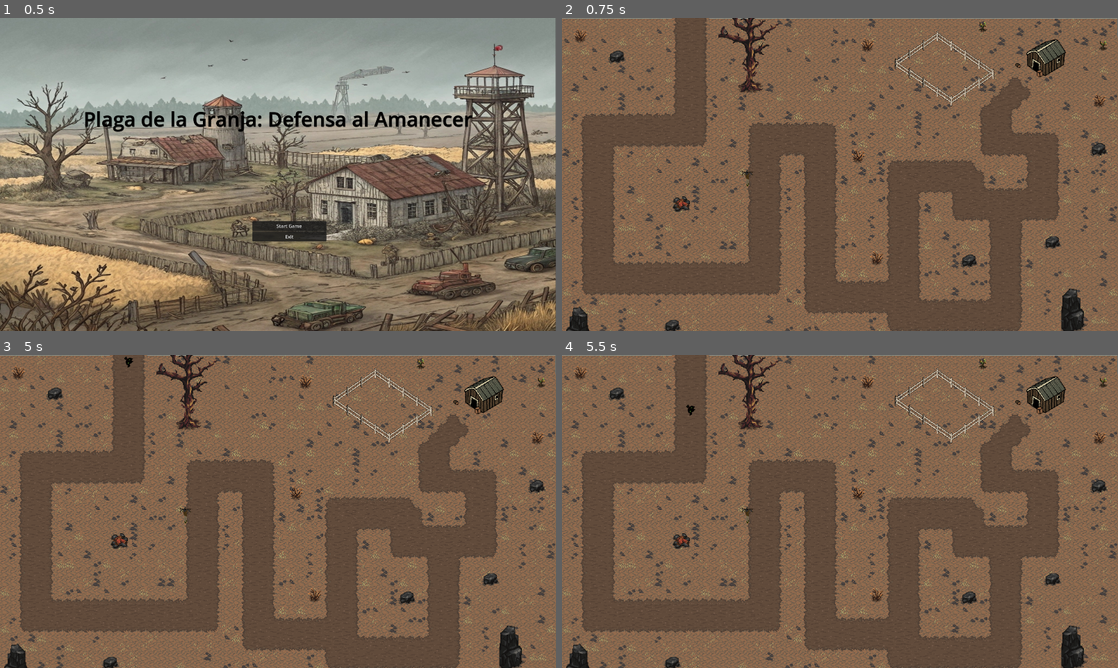
Above: before the commit, frames 1-4 (two rows, left to right).
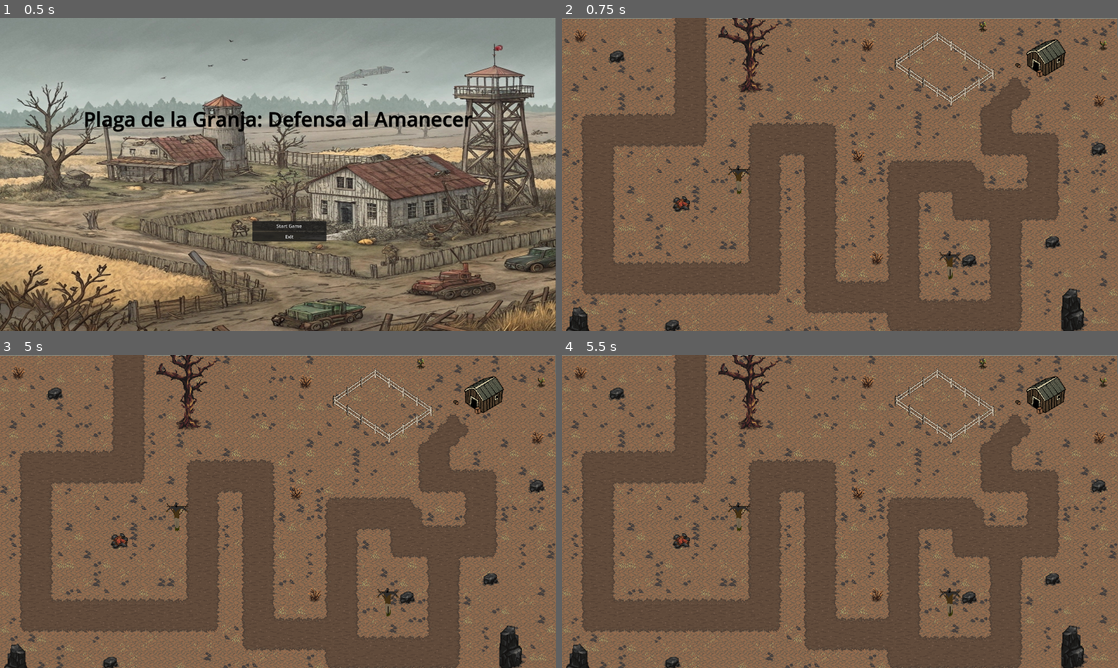
Above: after the commit, the same moments.

Repository: SergioMorales12/Plaga-de-la-granja--Defensa-al-amanecer
Game: Godot game, scene res://scenes/main_menu.tscn
Two runs of this game, one before a commit and one after it. Both use one fixed random seed, a clock stepped at 60 frames per second and the inputs below.
Inputs (mouse positions are in pixels of both pictures, inside the frame that each line leads up to):
- Up to frame 1 (0.5 s): no input
- Up to frame 2 (0.75 s): click "Start Game" at 0.5 s
- Up to frame 3 (5 s): click "Start Game" at 1.25 s; tap Enter (ui_accept) at 2, 2.27, 2.75, 3.5, 4.25 s; move the mouse to (400, 495) at 2.02 s; hold Right (ui_right) 2.03-2.75 s; hold Ctrl 2.03-2.75 s; click (400, 495) at 2.17 s; drag from (166, 527) to (489, 580) at 2.77 s; move the mouse to (333, 442) at 3.52 s; hold Right (ui_right) 3.53-4.25 s; hold Ctrl 3.53-4.25 s; drag from (250, 574) to (183, 514) at 4.27 s
- Up to frame 4 (5.5 s): tap Enter (ui_accept) at 5, 5.27 s; move the mouse to (1006, 558) at 5.02 s; hold Left (ui_left) from 5.03 s (still down); hold Ctrl from 5.03 s (still down)

Frame 1 is identical in both runs. In frame 2, 0.2% of the frame differs, in the area x 29-72%, y 47-84%; in frame 3, 0.3%; in frame 4, 0.3%, in the area x 22-72%, y 15-84%.

Commit message:
Tower activa

Diff:
--- a/scenes/enemi/cuervo.tscn
+++ b/scenes/enemi/cuervo.tscn
@@ -2,9 +2,6 @@
 
 [ext_resource type="Script" uid="uid://c6ev00y820xtc" path="res://scenes/enemi/cuervo1.gd" id="1_bs70i"]
 [ext_resource type="Texture2D" uid="uid://ckq43p42p7gdb" path="res://asserts/Cuervo.png" id="1_v540k"]
-
-[sub_resource type="CircleShape2D" id="CircleShape2D_v540k"]
-radius = 19.0416
 
 [sub_resource type="AtlasTexture" id="AtlasTexture_bs70i"]
 atlas = ExtResource("1_v540k")
@@ -28,22 +25,25 @@
 "speed": 5.0
 }]
 
+[sub_resource type="CircleShape2D" id="CircleShape2D_v540k"]
+radius = 20.7901
+
 [node name="cuervo" type="PathFollow2D" groups=["enemi"]]
 loop = false
 script = ExtResource("1_bs70i")
 runSpeed = 0.05
 
-[node name="area2D" type="Area2D" parent="."]
-
-[node name="CollisionShape2D" type="CollisionShape2D" parent="area2D"]
-position = Vector2(2, 4)
-scale = Vector2(1.01135, 0.966154)
-shape = SubResource("CircleShape2D_v540k")
-
-[node name="AnimatedSprite2D" type="AnimatedSprite2D" parent="area2D"]
+[node name="AnimatedSprite2D" type="AnimatedSprite2D" parent="."]
 texture_filter = 1
 position = Vector2(1, 2.38419e-07)
 scale = Vector2(1.21875, 1.1875)
 sprite_frames = SubResource("SpriteFrames_xl8t6")
 autoplay = "default"
 frame_progress = 0.260336
+
+[node name="area2D" type="Area2D" parent="." groups=["enemi"]]
+
+[node name="CollisionShape2D" type="CollisionShape2D" parent="area2D"]
+position = Vector2(1, 2)
+scale = Vector2(1.01135, 0.966154)
+shape = SubResource("CircleShape2D_v540k")
--- a/scenes/enemi/cuervo1.gd
+++ b/scenes/enemi/cuervo1.gd
@@ -3,6 +3,17 @@
 @export var runSpeed = 0.0
 @export var damage = 0
 @export var live = 0
+
+func _ready():
+	var area = Area2D.new()
+	var collision_shape = CollisionShape2D.new()
+	var shape = CircleShape2D.new()
+	shape.radius = 10
+	collision_shape.shape = shape
+
+	area.add_child(collision_shape)
+	add_child(area)
+	area.add_to_group("enemi")
 
 func _process(delta: float) -> void:
 	loop_movement(delta)
--- a/scenes/mapa.tscn
+++ b/scenes/mapa.tscn
@@ -2333,10 +2333,13 @@
 [node name="Enemigos_Defensas" type="TileMapLayer" parent="."]
 tile_set = SubResource("TileSet_c00y0")
 
+[node name="espantaPajaros2" parent="." instance=ExtResource("9_vsp40")]
+position = Vector2(1339, 852)
+
 [node name="Path2D" type="Path2D" parent="."]
 curve = SubResource("Curve2D_y0em0")
 script = ExtResource("7_vsp40")
-spawnerTime = 4
+spawnerTime = 5
 
 [node name="Obstaculo" type="Area2D" parent="."]
 position = Vector2(444, -77)
@@ -2377,4 +2380,4 @@
 offset_bottom = 608.263
 
 [node name="espantaPajaros" parent="." instance=ExtResource("9_vsp40")]
-position = Vector2(640, 552)
+position = Vector2(611, 557)
--- /dev/null
+++ b/scenes/towers/bullet_espanta.gd
@@ -0,0 +1,29 @@
+extends Node2D
+
+var target = null
+var direction: Vector2
+
+var speed: float = 400.0
+var damage: float = 10
+var pierce: int = 1
+var time: float = 1.0
+
+
+func _process(delta):
+	if target:
+		if not direction:
+			direction= (target - position).normalized()
+		position += direction * speed * delta
+
+func _on_area_entered(area: Area2D) -> void:
+	var obj = area.get_parent()
+	if obj.is_in_group("enemi"):
+		pierce -= 1
+		obj.get_damage(damage)
+	if pierce == 0:
+		queue_free()
+
+
+
+func _on_timer_timeout() -> void:
+	queue_free()
--- /dev/null
+++ b/scenes/towers/bullet_espanta.tscn
@@ -0,0 +1,66 @@
+[gd_scene load_steps=9 format=3 uid="uid://cpmpl41dpqsna"]
+
+[ext_resource type="Texture2D" uid="uid://d7xekmuhb61m" path="res://asserts/espantapajaroATQ.png" id="1_kg2mf"]
+[ext_resource type="Script" uid="uid://cdodopf2fd0h8" path="res://scenes/towers/bullet_espanta.gd" id="1_m2n5h"]
+
+[sub_resource type="AtlasTexture" id="AtlasTexture_m2n5h"]
+atlas = ExtResource("1_kg2mf")
+region = Rect2(144, 0, 16, 16)
+
+[sub_resource type="AtlasTexture" id="AtlasTexture_lqglr"]
+atlas = ExtResource("1_kg2mf")
+region = Rect2(144, 16, 16, 16)
+
+[sub_resource type="AtlasTexture" id="AtlasTexture_ks15q"]
+atlas = ExtResource("1_kg2mf")
+region = Rect2(144, 32, 16, 16)
+
+[sub_resource type="AtlasTexture" id="AtlasTexture_absok"]
+atlas = ExtResource("1_kg2mf")
+region = Rect2(144, 48, 16, 16)
+
+[sub_resource type="SpriteFrames" id="SpriteFrames_ymwbq"]
+animations = [{
+"frames": [{
+"duration": 1.0,
+"texture": SubResource("AtlasTexture_m2n5h")
+}, {
+"duration": 1.0,
+"texture": SubResource("AtlasTexture_lqglr")
+}, {
+"duration": 1.0,
+"texture": SubResource("AtlasTexture_ks15q")
+}, {
+"duration": 1.0,
+"texture": SubResource("AtlasTexture_absok")
+}],
+"loop": true,
+"name": &"new_animation",
+"speed": 10.0
+}]
+
+[sub_resource type="CircleShape2D" id="CircleShape2D_m2n5h"]
+radius = 3.0
+
+[node name="bulletEspanta" type="Node2D"]
+script = ExtResource("1_m2n5h")
+
+[node name="AnimatedSprite2D" type="AnimatedSprite2D" parent="."]
+texture_filter = 1
+position = Vector2(0.5, -0.5)
+scale = Vector2(1.0625, 1.0625)
+sprite_frames = SubResource("SpriteFrames_ymwbq")
+animation = &"new_animation"
+frame = 2
+frame_progress = 0.771947
+
+[node name="Area2D" type="Area2D" parent="."]
+
+[node name="CollisionShape2D" type="CollisionShape2D" parent="Area2D"]
+position = Vector2(1, -2)
+shape = SubResource("CircleShape2D_m2n5h")
+
+[node name="Timer" type="Timer" parent="."]
+
+[connection signal="area_entered" from="Area2D" to="." method="_on_area_entered"]
+[connection signal="timeout" from="Timer" to="." method="_on_timer_timeout"]
--- a/scenes/towers/espanta_pajaros.tscn
+++ b/scenes/towers/espanta_pajaros.tscn
@@ -4,20 +4,23 @@
 [ext_resource type="Texture2D" uid="uid://e7xocg6dxhxe" path="res://asserts/espantapajaros.png" id="2_y8ytr"]
 
 [sub_resource type="CircleShape2D" id="CircleShape2D_ee8iy"]
-radius = 125.0
+radius = 243.074
 
 [node name="espantaPajaros" type="Node2D"]
 texture_filter = 1
 script = ExtResource("1_5lbkk")
 
-[node name="Sprite2D" type="Sprite2D" parent="."]
+[node name="sleep" type="Sprite2D" parent="."]
 texture_filter = 1
+scale = Vector2(1.83333, 1.73438)
 texture = ExtResource("2_y8ytr")
 hframes = 2
 
-[node name="Sprite2D2" type="Sprite2D" parent="."]
+[node name="active" type="Sprite2D" parent="."]
 visible = false
 texture_filter = 1
+position = Vector2(0, 5.96046e-08)
+scale = Vector2(1.749, 1.734)
 texture = ExtResource("2_y8ytr")
 hframes = 2
 frame = 1
@@ -27,5 +30,5 @@
 [node name="CollisionShape2D" type="CollisionShape2D" parent="Area2D"]
 shape = SubResource("CircleShape2D_ee8iy")
 
-[connection signal="body_entered" from="Area2D" to="." method="_on_area_2d_body_entered"]
-[connection signal="body_exited" from="Area2D" to="." method="_on_area_2d_body_exited"]
+[connection signal="area_entered" from="Area2D" to="." method="_on_area_entered"]
+[connection signal="area_exited" from="Area2D" to="." method="_on_area_exited"]
--- a/scripts/espanta_pajaros.gd
+++ b/scripts/espanta_pajaros.gd
@@ -1,23 +1,27 @@
 extends Node2D
 
-@export var original_sprite: Texture
-@export var alternate_sprite: Texture
+@export var hp = 0
+@export var damage = 0
+@export var speed = 0
 
 func _ready():
-	$Area2D.connect("body_entered", Callable(self, "_on_body_entered"))
-	$Area2D.connect("body_exited", Callable(self, "_on_body_exited"))
+	$Area2D.monitoring = true
 
-func _on_body_entered(body):
-	if body.is_in_group("enemi"):
-		$Sprite.texture = alternate_sprite
+func _on_area_entered(area: Area2D) -> void:
+	if area.is_in_group("enemi"):
+		print("Es un enemigo")
+		$sleep.visible = false
+		$active.visible = true
 
-func _on_body_exited(body):
-	if body.is_in_group("enemigo"):
-		var overlapping_bodies = $Area2D.get_overlapping_bodies()
+
+func _on_area_exited(area: Area2D) -> void:
+	if area.is_in_group("enemi"):
+		var overlapping_bodies = $Area2D.get_overlapping_areas()
 		var enemy_present = false
 		for b in overlapping_bodies:
-			if b.is_in_group("enemigo"):
+			if b.is_in_group("enemi"):
 				enemy_present = true
 				break
 		if not enemy_present:
-			$Sprite.texture = original_sprite
+			$sleep.visible = true
+			$active.visible = false
Binary file changed: asserts/espantapajaroATQ.png
Binary file added: asserts/espantapajaroActivo.ase
Binary file added: asserts/espantapajaroActivo.png
Not shown, added: asserts/espantapajaroActivo.png.import
Not shown, added: scenes/towers/bullet_espanta.gd.uid
